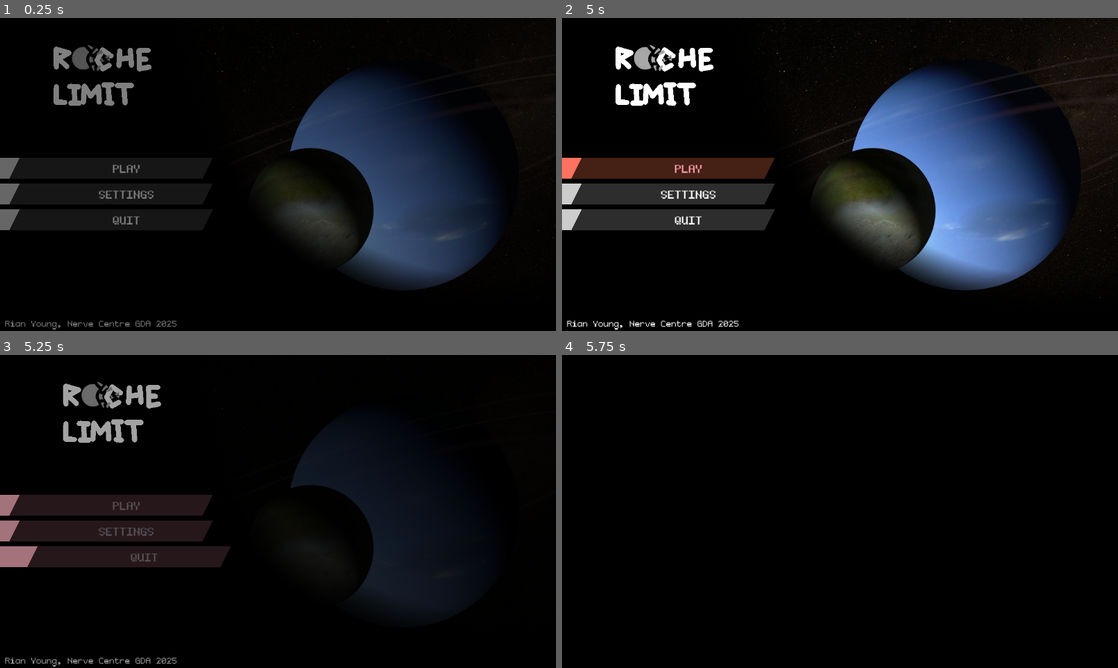
Above: before the commit, frames 1-4 (two rows, left to right).
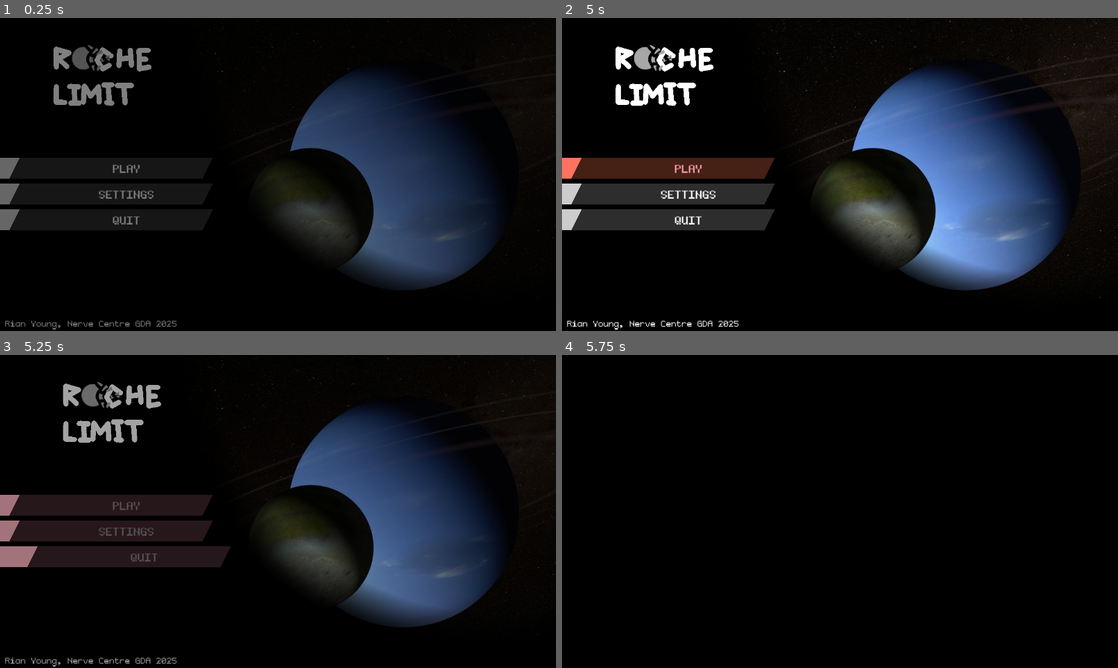
Above: after the commit, the same moments.

Repository: PxlHeartDev/Rails-of-Ruin
Game: Godot game, scene res://globals/main.tscn
Two runs of this game, one before a commit and one after it. Both use one fixed random seed, a clock stepped at 60 frames per second and the inputs below.
Inputs (mouse positions are in pixels of both pictures, inside the frame that each line leads up to):
- Up to frame 1 (0.25 s): no input
- Up to frame 2 (5 s): click "SETTINGS" at 0.5 s; move the mouse to (962, 158) at 1.27 s; click "AUDIO" at 2 s; click "BACK" at 2.75 s; move the mouse to (728, 190) at 3.52 s; click "PLAY" at 4.25 s
- Up to frame 3 (5.25 s): click "PLAY" at 5 s
- Up to frame 4 (5.75 s): no input

Frames 1-2 are identical in both runs. In frame 3, 17% of the frame differs, in the area x 38-100%, y 0-87%; in frame 4, nothing differs.

Commit message:
Dialogue Box
Design prototype, near final

Diff:
--- /dev/null
+++ b/Project/assets/materialsThemes/dialogue.tres
@@ -0,0 +1,85 @@
+[gd_resource type="Theme" load_steps=9 format=3 uid="uid://cqdmvpbwo7ykx"]
+
+[ext_resource type="FontFile" uid="uid://flcr8xso2u5e" path="res://assets/ui/fonts/Kubasta.otf" id="1_siap3"]
+
+[sub_resource type="StyleBoxFlat" id="StyleBoxFlat_iixxo"]
+bg_color = Color(0.378269, 0.134637, 0.0718036, 0.247059)
+border_width_left = 72
+border_width_bottom = 8
+border_color = Color(0.591114, 0.591114, 0.591114, 1)
+corner_radius_top_right = 16
+corner_radius_bottom_left = 13
+corner_detail = 1
+expand_margin_top = 10.0
+anti_aliasing = false
+
+[sub_resource type="StyleBoxEmpty" id="StyleBoxEmpty_tjpes"]
+
+[sub_resource type="StyleBoxFlat" id="StyleBoxFlat_o3s11"]
+bg_color = Color(0.660343, 0.263294, 0.161142, 0.247059)
+border_width_left = 72
+border_width_bottom = 8
+border_color = Color(0.591114, 0.591114, 0.591114, 1)
+corner_radius_top_right = 16
+corner_radius_bottom_left = 13
+corner_detail = 1
+expand_margin_top = 10.0
+anti_aliasing = false
+
+[sub_resource type="StyleBoxFlat" id="StyleBoxFlat_npekt"]
+bg_color = Color(0.355409, 0.688042, 0.390019, 0.247059)
+border_width_left = 72
+border_width_bottom = 8
+border_color = Color(0.591114, 0.591114, 0.591114, 1)
+corner_radius_top_right = 16
+corner_radius_bottom_left = 13
+corner_detail = 1
+expand_margin_top = 10.0
+anti_aliasing = false
+
+[sub_resource type="StyleBoxFlat" id="StyleBoxFlat_moq2t"]
+bg_color = Color(0.84555, 0.374542, 0.254004, 0.247059)
+border_width_left = 72
+border_width_bottom = 8
+border_color = Color(0.591114, 0.591114, 0.591114, 1)
+corner_radius_top_right = 16
+corner_radius_bottom_left = 13
+corner_detail = 1
+expand_margin_top = 10.0
+anti_aliasing = false
+
+[sub_resource type="StyleBoxFlat" id="StyleBoxFlat_4xvx4"]
+bg_color = Color(0.847059, 0.376471, 0.254902, 0.247059)
+border_width_left = 282
+border_width_bottom = 16
+border_color = Color(0.591114, 0.591114, 0.591114, 1)
+corner_radius_top_right = 64
+corner_radius_bottom_left = 55
+corner_detail = 1
+anti_aliasing = false
+
+[sub_resource type="StyleBoxFlat" id="StyleBoxFlat_5o77p"]
+skew = Vector2(0.5, 0)
+border_width_left = 360
+
+[resource]
+Button/colors/font_color = Color(0.94902, 0.572549, 0.47451, 1)
+Button/colors/font_disabled_color = Color(0.972529, 0.724766, 0.658838, 0.501961)
+Button/colors/font_focus_color = Color(0.976471, 0.745098, 0.686275, 1)
+Button/colors/font_hover_color = Color(0.97472, 0.745588, 0.684503, 1)
+Button/colors/font_hover_pressed_color = Color(0.529412, 0.909804, 0.560784, 1)
+Button/colors/font_pressed_color = Color(0.528928, 0.909198, 0.560073, 1)
+Button/font_sizes/font_size = 30
+Button/fonts/font = ExtResource("1_siap3")
+Button/styles/disabled = SubResource("StyleBoxFlat_iixxo")
+Button/styles/focus = SubResource("StyleBoxEmpty_tjpes")
+Button/styles/hover = SubResource("StyleBoxFlat_o3s11")
+Button/styles/hover_pressed = SubResource("StyleBoxFlat_npekt")
+Button/styles/normal = SubResource("StyleBoxFlat_moq2t")
+Button/styles/pressed = SubResource("StyleBoxFlat_npekt")
+Label/colors/font_color = Color(0.9501, 0.572479, 0.473868, 1)
+Label/constants/line_spacing = -10
+Label/font_sizes/font_size = 30
+Label/fonts/font = ExtResource("1_siap3")
+Panel/styles/panel = SubResource("StyleBoxFlat_4xvx4")
+PanelContainer/styles/panel = SubResource("StyleBoxFlat_5o77p")
--- a/Project/globals/main.gd
+++ b/Project/globals/main.gd
@@ -15,7 +15,6 @@
 
 var fadeTween: Tween
 
-# Called when the node enters the scene tree for the first time.
 func _ready() -> void:
 	fade.show()
 	fadeIn(0.5)
@@ -29,12 +28,10 @@
 func play() -> void:
 	state = STATE.GAME
 	fadeOut(0.5)
-	ui.updateBG(load("res://assets/images/backgrounds/triton.jpg"))
+	#ui.updateBG(load("res://assets/images/backgrounds/triton.jpg"))
 
 func settings() -> void:
-	ui.settings.setButtonsState(true)
-	ui.settings.visible = true
-	ui.settings.anim.play("RESET")
+	ui.settings.open()
 	await ui.mainMenu.anim.animation_finished
 	ui.settings.anim.play("show")
 
--- /dev/null
+++ b/Project/scenes/ui/fpv/dialogue_box.tscn
@@ -0,0 +1,156 @@
+[gd_scene load_steps=3 format=3 uid="uid://clr6ifcuhuuec"]
+
+[ext_resource type="Theme" uid="uid://cqdmvpbwo7ykx" path="res://assets/materialsThemes/dialogue.tres" id="1_vo1e4"]
+[ext_resource type="Texture2D" uid="uid://c5m53s0pxpvrj" path="res://assets/images/characters/portrait/coomer.png" id="3_1wicl"]
+
+[node name="DialogueBox" type="MarginContainer"]
+anchors_preset = 15
+anchor_right = 1.0
+anchor_bottom = 1.0
+grow_horizontal = 2
+grow_vertical = 2
+theme = ExtResource("1_vo1e4")
+metadata/_edit_vertical_guides_ = [960.0]
+metadata/_edit_horizontal_guides_ = [770.0]
+
+[node name="VBoxContainer" type="VBoxContainer" parent="."]
+layout_mode = 2
+
+[node name="Control" type="Control" parent="VBoxContainer"]
+layout_mode = 2
+size_flags_vertical = 3
+size_flags_stretch_ratio = 0.99
+
+[node name="GridContainer" type="GridContainer" parent="VBoxContainer"]
+layout_mode = 2
+theme_override_constants/h_separation = 20
+theme_override_constants/v_separation = 20
+columns = 3
+
+[node name="Button" type="Button" parent="VBoxContainer/GridContainer"]
+layout_mode = 2
+size_flags_horizontal = 3
+text = "Option 1"
+expand_icon = true
+
+[node name="TextureRect" type="TextureRect" parent="VBoxContainer/GridContainer/Button"]
+custom_minimum_size = Vector2(64, 64)
+layout_mode = 0
+offset_left = 4.0
+offset_top = -6.0
+offset_right = 68.0
+offset_bottom = 58.0
+texture = ExtResource("3_1wicl")
+expand_mode = 1
+
+[node name="Button2" type="Button" parent="VBoxContainer/GridContainer"]
+layout_mode = 2
+size_flags_horizontal = 3
+text = "Option 2"
+expand_icon = true
+
+[node name="TextureRect" type="TextureRect" parent="VBoxContainer/GridContainer/Button2"]
+custom_minimum_size = Vector2(64, 64)
+layout_mode = 0
+offset_left = 4.0
+offset_top = -6.0
+offset_right = 68.0
+offset_bottom = 58.0
+texture = ExtResource("3_1wicl")
+expand_mode = 1
+
+[node name="Button3" type="Button" parent="VBoxContainer/GridContainer"]
+layout_mode = 2
+size_flags_horizontal = 3
+text = "Option 3"
+expand_icon = true
+
+[node name="TextureRect" type="TextureRect" parent="VBoxContainer/GridContainer/Button3"]
+custom_minimum_size = Vector2(64, 64)
+layout_mode = 0
+offset_left = 4.0
+offset_top = -6.0
+offset_right = 68.0
+offset_bottom = 58.0
+texture = ExtResource("3_1wicl")
+expand_mode = 1
+
+[node name="Options" type="HBoxContainer" parent="VBoxContainer"]
+layout_mode = 2
+theme_override_constants/separation = 25
+
+[node name="TextureRect" type="TextureRect" parent="VBoxContainer/Options"]
+layout_mode = 2
+
+[node name="Control2" type="Control" parent="VBoxContainer"]
+layout_mode = 2
+size_flags_vertical = 3
+size_flags_stretch_ratio = 0.02
+
+[node name="DialogueSection" type="HBoxContainer" parent="VBoxContainer"]
+custom_minimum_size = Vector2(1920, 280)
+layout_mode = 2
+size_flags_vertical = 3
+size_flags_stretch_ratio = 0.4
+
+[node name="Control" type="Control" parent="VBoxContainer/DialogueSection"]
+layout_mode = 2
+size_flags_horizontal = 3
+size_flags_vertical = 3
+size_flags_stretch_ratio = 0.01
+
+[node name="Panel" type="Panel" parent="VBoxContainer/DialogueSection"]
+layout_mode = 2
+size_flags_horizontal = 3
+size_flags_vertical = 3
+size_flags_stretch_ratio = 1.27
+
+[node name="MarginContainer" type="MarginContainer" parent="VBoxContainer/DialogueSection/Panel"]
+layout_mode = 1
+anchors_preset = 15
+anchor_right = 1.0
+anchor_bottom = 1.0
+grow_horizontal = 2
+grow_vertical = 2
+size_flags_vertical = 3
+size_flags_stretch_ratio = 0.5
+theme_override_constants/margin_left = 13
+theme_override_constants/margin_top = 15
+theme_override_constants/margin_bottom = 15
+
+[node name="HBoxContainer" type="HBoxContainer" parent="VBoxContainer/DialogueSection/Panel/MarginContainer"]
+layout_mode = 2
+theme_override_constants/separation = 50
+
+[node name="Portrait" type="TextureRect" parent="VBoxContainer/DialogueSection/Panel/MarginContainer/HBoxContainer"]
+custom_minimum_size = Vector2(256, 256)
+layout_mode = 2
+texture = ExtResource("3_1wicl")
+stretch_mode = 5
+
+[node name="Text" type="Label" parent="VBoxContainer/DialogueSection/Panel/MarginContainer/HBoxContainer"]
+clip_contents = true
+custom_minimum_size = Vector2(1450, 250)
+layout_mode = 2
+size_flags_horizontal = 4
+size_flags_vertical = 0
+text = "Hellou, Guordoun!
+This is a second line, Gordon!
+Look Gordon, third line! We can use these for big paragraphs! AAAAHHHH HELP ME!
+I'm thirsty!
+I'm hungry!"
+autowrap_mode = 2
+
+[node name="Control" type="Control" parent="VBoxContainer/DialogueSection/Panel/MarginContainer/HBoxContainer"]
+layout_mode = 2
+
+[node name="Control2" type="Control" parent="VBoxContainer/DialogueSection"]
+layout_mode = 2
+size_flags_horizontal = 3
+size_flags_vertical = 3
+size_flags_stretch_ratio = 0.01
+
+[node name="Control3" type="Control" parent="VBoxContainer"]
+layout_mode = 2
+size_flags_vertical = 3
+size_flags_stretch_ratio = 0.02
--- a/Project/scenes/ui/leftMenuButton.tscn
+++ b/Project/scenes/ui/leftMenuButton.tscn
@@ -2,21 +2,6 @@
 
 [ext_resource type="Script" path="res://scenes/ui/left_menu_button.gd" id="1_nynly"]
 [ext_resource type="Theme" uid="uid://cj37hx64v4578" path="res://assets/materialsThemes/menu.tres" id="1_rfmrf"]
-
-[sub_resource type="Animation" id="Animation_d032b"]
-resource_name = "show"
-length = 0.5
-tracks/0/type = "bezier"
-tracks/0/imported = false
-tracks/0/enabled = true
-tracks/0/path = NodePath(".:position:x")
-tracks/0/interp = 1
-tracks/0/loop_wrap = true
-tracks/0/keys = {
-"handle_modes": PackedInt32Array(0, 0),
-"points": PackedFloat32Array(-900, -0.25, 0, 0.25, 0, 0, -0.4, -4, 0.25, 0),
-"times": PackedFloat32Array(0, 0.5)
-}
 
 [sub_resource type="Animation" id="Animation_tfk7i"]
 length = 0.001
@@ -47,6 +32,21 @@
 "times": PackedFloat32Array(0, 0.5)
 }
 
+[sub_resource type="Animation" id="Animation_d032b"]
+resource_name = "show"
+length = 0.5
+tracks/0/type = "bezier"
+tracks/0/imported = false
+tracks/0/enabled = true
+tracks/0/path = NodePath(".:position:x")
+tracks/0/interp = 1
+tracks/0/loop_wrap = true
+tracks/0/keys = {
+"handle_modes": PackedInt32Array(0, 0),
+"points": PackedFloat32Array(-900, -0.25, 0, 0.25, 0, 0, -0.4, -4, 0.25, 0),
+"times": PackedFloat32Array(0, 0.5)
+}
+
 [sub_resource type="AnimationLibrary" id="AnimationLibrary_1hlc0"]
 _data = {
 "RESET": SubResource("Animation_tfk7i"),
--- a/Project/scenes/ui/mainMenu.tscn
+++ b/Project/scenes/ui/mainMenu.tscn
@@ -222,6 +222,7 @@
 stream = ExtResource("5_j6p0o")
 autoplay = true
 bus = &"Music"
+parameters/looping = true
 
 [node name="AnimationPlayer" type="AnimationPlayer" parent="."]
 libraries = {
--- a/Project/scenes/ui/settings.gd
+++ b/Project/scenes/ui/settings.gd
@@ -21,6 +21,11 @@
 	anim.play("RESET")
 	setButtonsState(false)
 	visible = false
+
+func open() -> void:
+	setButtonsState(true)
+	visible = true
+	anim.play("RESET")
 
 func setButtonsState(state: bool) -> void:
 	audioButton.disabled = !state
--- a/Project/scenes/ui/settings.tscn
+++ b/Project/scenes/ui/settings.tscn
@@ -78,6 +78,91 @@
 "handle_modes": PackedInt32Array(0),
 "points": PackedFloat32Array(-900, -0.0005, 0, 0.0005, 0),
 "times": PackedFloat32Array(0)
+}
+
+[sub_resource type="Animation" id="Animation_ft0x3"]
+resource_name = "hide"
+length = 0.94
+tracks/0/type = "bezier"
+tracks/0/imported = false
+tracks/0/enabled = true
+tracks/0/path = NodePath("H/1/Title:position:x")
+tracks/0/interp = 1
+tracks/0/loop_wrap = true
+tracks/0/keys = {
+"handle_modes": PackedInt32Array(0, 0),
+"points": PackedFloat32Array(0, -0.25, 0, 0.25, 0, -900, -0.25, 0, 0.25, 0),
+"times": PackedFloat32Array(0, 0.5)
+}
+tracks/1/type = "method"
+tracks/1/imported = false
+tracks/1/enabled = true
+tracks/1/path = NodePath("H/1/Audio")
+tracks/1/interp = 1
+tracks/1/loop_wrap = true
+tracks/1/keys = {
+"times": PackedFloat32Array(0.433333),
+"transitions": PackedFloat32Array(1),
+"values": [{
+"args": [],
+"method": &"hideSelf"
+}]
+}
+tracks/2/type = "method"
+tracks/2/imported = false
+tracks/2/enabled = true
+tracks/2/path = NodePath("H/1/Video")
+tracks/2/interp = 1
+tracks/2/loop_wrap = true
+tracks/2/keys = {
+"times": PackedFloat32Array(0.3),
+"transitions": PackedFloat32Array(1),
+"values": [{
+"args": [],
+"method": &"hideSelf"
+}]
+}
+tracks/3/type = "method"
+tracks/3/imported = false
+tracks/3/enabled = true
+tracks/3/path = NodePath("H/1/Controls")
+tracks/3/interp = 1
+tracks/3/loop_wrap = true
+tracks/3/keys = {
+"times": PackedFloat32Array(0.2),
+"transitions": PackedFloat32Array(1),
+"values": [{
+"args": [],
+"method": &"hideSelf"
+}]
+}
+tracks/4/type = "method"
+tracks/4/imported = false
+tracks/4/enabled = true
+tracks/4/path = NodePath("H/1/Accessibility")
+tracks/4/interp = 1
+tracks/4/loop_wrap = true
+tracks/4/keys = {
+"times": PackedFloat32Array(0.1),
+"transitions": PackedFloat32Array(1),
+"values": [{
+"args": [],
+"method": &"hideSelf"
+}]
+}
+tracks/5/type = "method"
+tracks/5/imported = false
+tracks/5/enabled = true
+tracks/5/path = NodePath("H/1/Back")
+tracks/5/interp = 1
+tracks/5/loop_wrap = true
+tracks/5/keys = {
+"times": PackedFloat32Array(0),
+"transitions": PackedFloat32Array(1),
+"values": [{
+"args": [],
+"method": &"hideSelf"
+}]
 }
 
 [sub_resource type="Animation" id="Animation_05db1"]
@@ -165,91 +250,6 @@
 }]
 }
 
-[sub_resource type="Animation" id="Animation_ft0x3"]
-resource_name = "hide"
-length = 0.94
-tracks/0/type = "bezier"
-tracks/0/imported = false
-tracks/0/enabled = true
-tracks/0/path = NodePath("H/1/Title:position:x")
-tracks/0/interp = 1
-tracks/0/loop_wrap = true
-tracks/0/keys = {
-"handle_modes": PackedInt32Array(0, 0),
-"points": PackedFloat32Array(0, -0.25, 0, 0.25, 0, -900, -0.25, 0, 0.25, 0),
-"times": PackedFloat32Array(0, 0.5)
-}
-tracks/1/type = "method"
-tracks/1/imported = false
-tracks/1/enabled = true
-tracks/1/path = NodePath("H/1/Audio")
-tracks/1/interp = 1
-tracks/1/loop_wrap = true
-tracks/1/keys = {
-"times": PackedFloat32Array(0.433333),
-"transitions": PackedFloat32Array(1),
-"values": [{
-"args": [],
-"method": &"hideSelf"
-}]
-}
-tracks/2/type = "method"
-tracks/2/imported = false
-tracks/2/enabled = true
-tracks/2/path = NodePath("H/1/Video")
-tracks/2/interp = 1
-tracks/2/loop_wrap = true
-tracks/2/keys = {
-"times": PackedFloat32Array(0.3),
-"transitions": PackedFloat32Array(1),
-"values": [{
-"args": [],
-"method": &"hideSelf"
-}]
-}
-tracks/3/type = "method"
-tracks/3/imported = false
-tracks/3/enabled = true
-tracks/3/path = NodePath("H/1/Controls")
-tracks/3/interp = 1
-tracks/3/loop_wrap = true
-tracks/3/keys = {
-"times": PackedFloat32Array(0.2),
-"transitions": PackedFloat32Array(1),
-"values": [{
-"args": [],
-"method": &"hideSelf"
-}]
-}
-tracks/4/type = "method"
-tracks/4/imported = false
-tracks/4/enabled = true
-tracks/4/path = NodePath("H/1/Accessibility")
-tracks/4/interp = 1
-tracks/4/loop_wrap = true
-tracks/4/keys = {
-"times": PackedFloat32Array(0.1),
-"transitions": PackedFloat32Array(1),
-"values": [{
-"args": [],
-"method": &"hideSelf"
-}]
-}
-tracks/5/type = "method"
-tracks/5/imported = false
-tracks/5/enabled = true
-tracks/5/path = NodePath("H/1/Back")
-tracks/5/interp = 1
-tracks/5/loop_wrap = true
-tracks/5/keys = {
-"times": PackedFloat32Array(0),
-"transitions": PackedFloat32Array(1),
-"values": [{
-"args": [],
-"method": &"hideSelf"
-}]
-}
-
 [sub_resource type="AnimationLibrary" id="AnimationLibrary_dld3b"]
 _data = {
 "RESET": SubResource("Animation_axuvk"),
Binary file added: Project/assets/images/characters/portrait/coomer.png
Not shown, added: Project/assets/images/characters/portrait/coomer.png.import
Binary file added: Project/assets/ui/panels/dialogue.png
Not shown, added: Project/assets/ui/panels/dialogue.png.import
Not shown, removed: External/Aseprite/Logo Concept.aseprite
